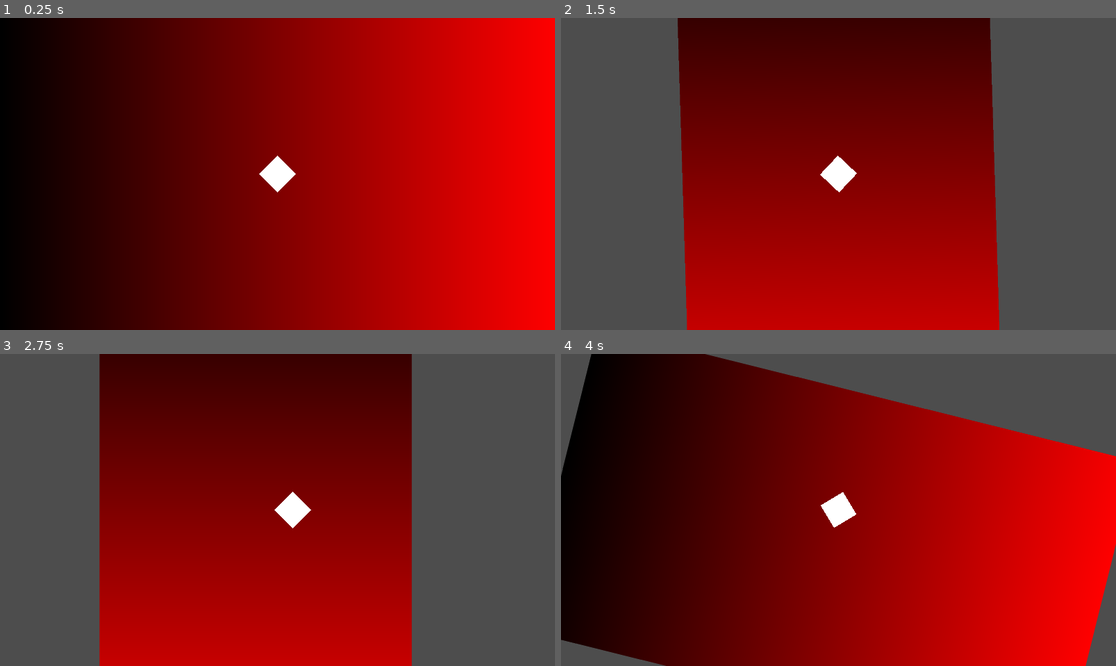
Above: before the commit, frames 1-4 (two rows, left to right).
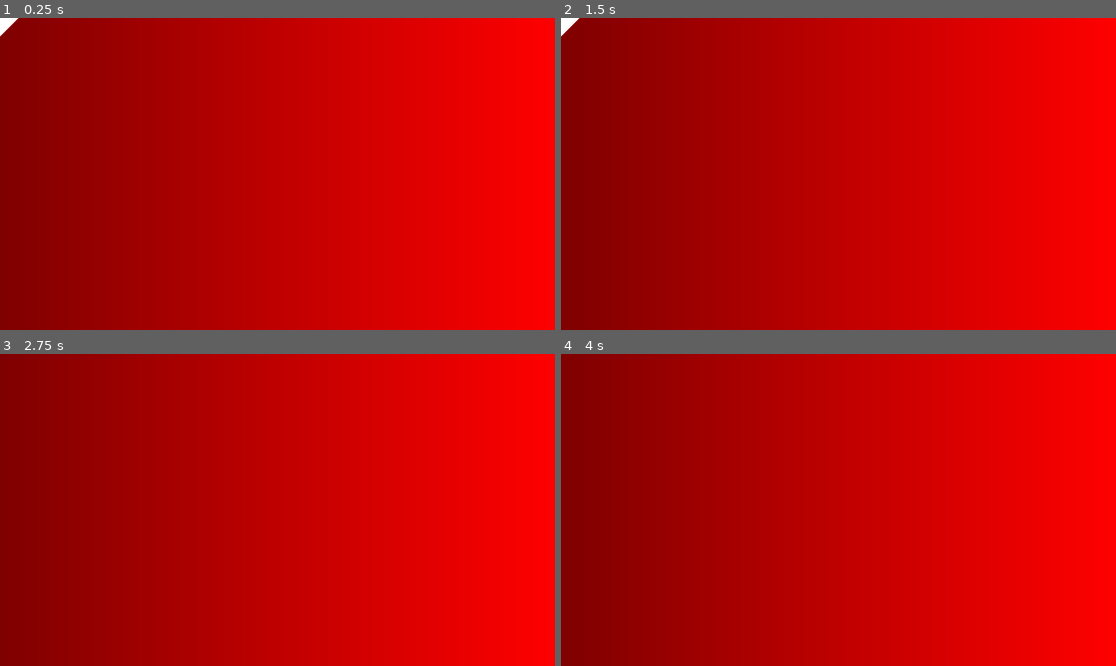
Above: after the commit, the same moments.

Repository: istamarahsan/s3rpent
Game: Godot game, scene res://game.tscn
Same seed, same stepped clock (60 frames per second), same inputs: the game is played once before the commit and once after it. The project has no main scene, so this scene is started directly.
Inputs:
- Up to frame 1 (0.25 s): no input
- Up to frame 2 (1.5 s): tap Enter (ui_accept) at 0.5, 0.77 s; hold Up (ui_up) 0.53-1.28 s; hold Down (ui_down) from 1.28 s (still down)
- Up to frame 3 (2.75 s): tap Enter (ui_accept) at 1.52 s; release Down (ui_down) at 2.03 s; hold Up (ui_up) from 2.03 s (still down)
- Up to frame 4 (4 s): tap Enter (ui_accept) at 3.02, 3.77 s; release Up (ui_up) at 3.53 s; hold Down (ui_down) from 3.53 s (still down)

The runs differ from the first frame. In frame 1, 81% of the frame differs, in the area x 0-81%, y 0-100%; in frame 2, 88%, in the area x 0-100%, y 0-100%; in frame 3, 87%; in frame 4, 86%.
Error after the commit: Cannot call method 'rotate' on a null value. (res://Game.gd:47)

Commit message:
enlarge bg

Diff:
--- a/game.tscn
+++ b/game.tscn
@@ -8,8 +8,8 @@
 
 [sub_resource type="GradientTexture2D" id="GradientTexture2D_26eh2"]
 gradient = SubResource("Gradient_u64pp")
-width = 1920
-height = 1080
+width = 3840
+height = 2160
 
 [node name="Game" type="Node2D"]
 script = ExtResource("1_oj45b")
@@ -19,13 +19,6 @@
 
 [node name="SnakeSegmentHead" parent="." instance=ExtResource("3_458ba")]
 
-[node name="Camera2D" type="Camera2D" parent="."]
-ignore_rotation = false
-position_smoothing_enabled = true
-position_smoothing_speed = 4.0
-rotation_smoothing_enabled = true
-rotation_smoothing_speed = 4.0
-
 [node name="Timer" type="Timer" parent="."]
 
 [connection signal="timeout" from="Timer" to="." method="_on_timer_timeout"]
